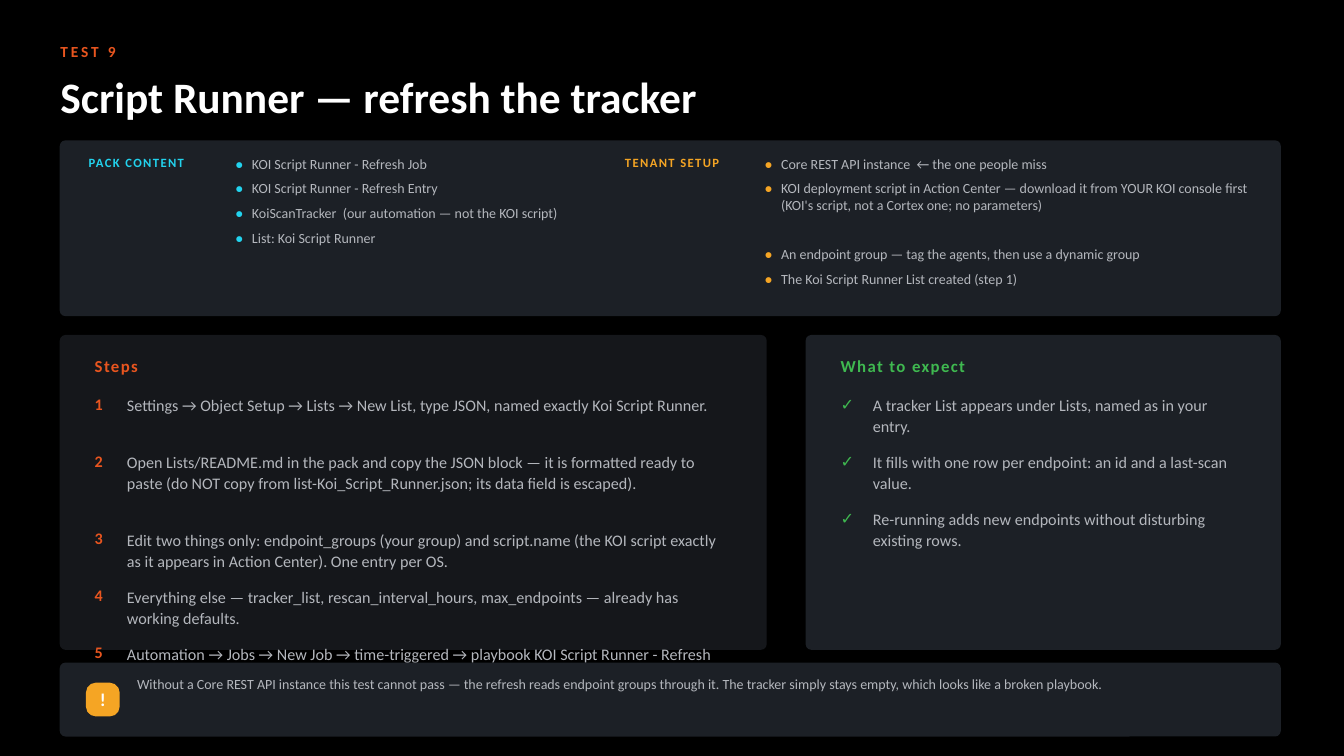
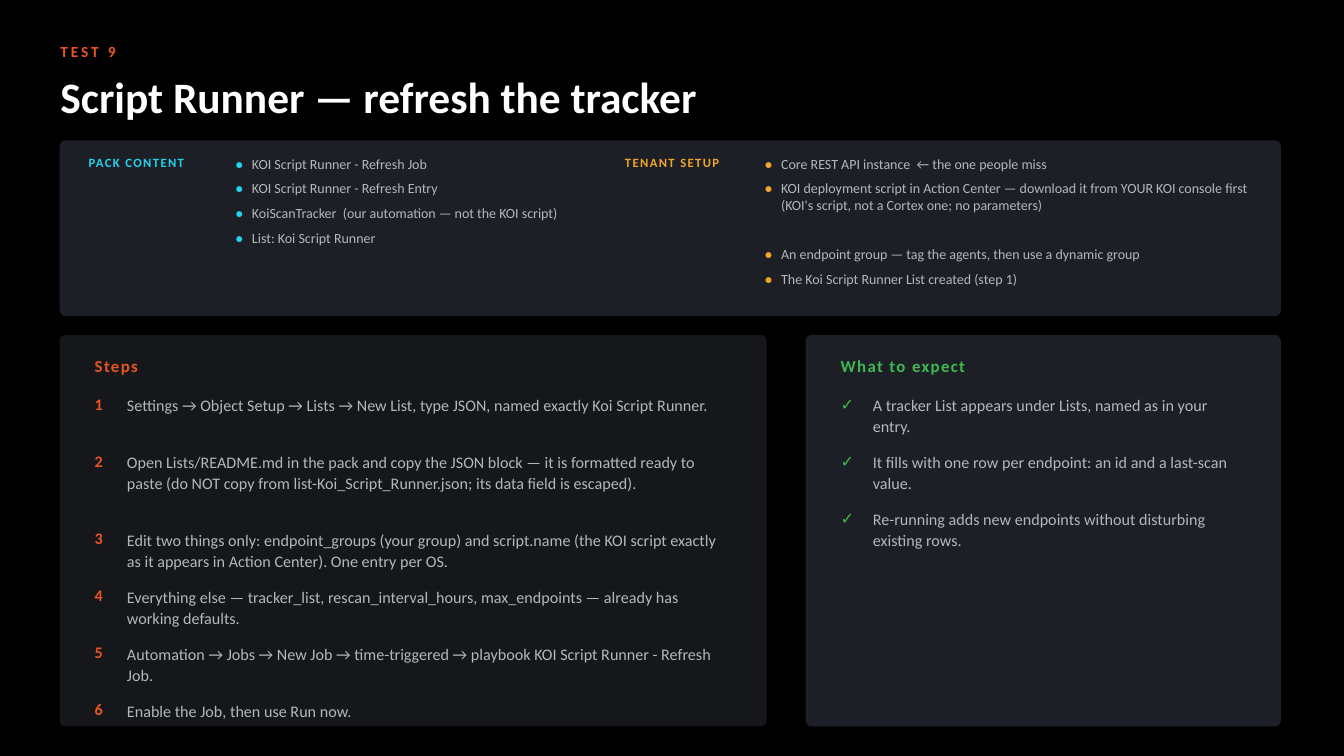
Before and after one commit to ayman-m/koi-xsiam-pack, a slide deck: slide 15 of docs/KOI_Content_Pack_Test_Guide.pptx. Drawn at 1344x756 pixels with LibreOffice and Linux fonts; fonts in the diff are those of the drawing. Boxes give left, top, right and bottom in pixels: in the first picture for what was removed or moved away, otherwise in the second. Text is boxed around its words. In the diff, an @@ line names an element or a change of style, - is before the commit and + after.

```diff
--- a/docs/KOI_Content_Pack_Test_Guide.pptx
+++ b/docs/KOI_Content_Pack_Test_Guide.pptx
@@ rounded rectangle: place and size @@
-rounded rectangle at (60, 336, 766, 649)
+rounded rectangle at (60, 336, 766, 726)
@@ rounded rectangle at (60, 336, 766, 726): proportions changed @@
@@ rounded rectangle at (807, 336, 1280, 726): proportions changed @@
@@ rounded rectangle: place and size @@
-rounded rectangle at (807, 336, 1280, 649)
+rounded rectangle at (807, 336, 1280, 726)
@@ rounded rectangle removed at (60, 663, 1280, 736) @@
@@ rounded rectangle removed at (87, 684, 119, 716) @@
@@ text removed at (87, 684, 119, 716) @@
-!
@@ text removed at (137, 679, 1102, 692) @@
-Without a Core REST API instance this test cannot pass — the refresh reads endpoint groups through it. The tracker simply stays empty, which looks like a broken playbook.
@@ text added at (95, 704, 103, 715), 11.5 pt, text #E8551F, bold @@
+6
@@ text added at (127, 706, 351, 719), 11.5 pt, text #B4B7BD @@
+Enable the Job, then use Run now.
```
Also in this commit, not shown: 13 other slides changed, 1 slide removed, 2 other files.
